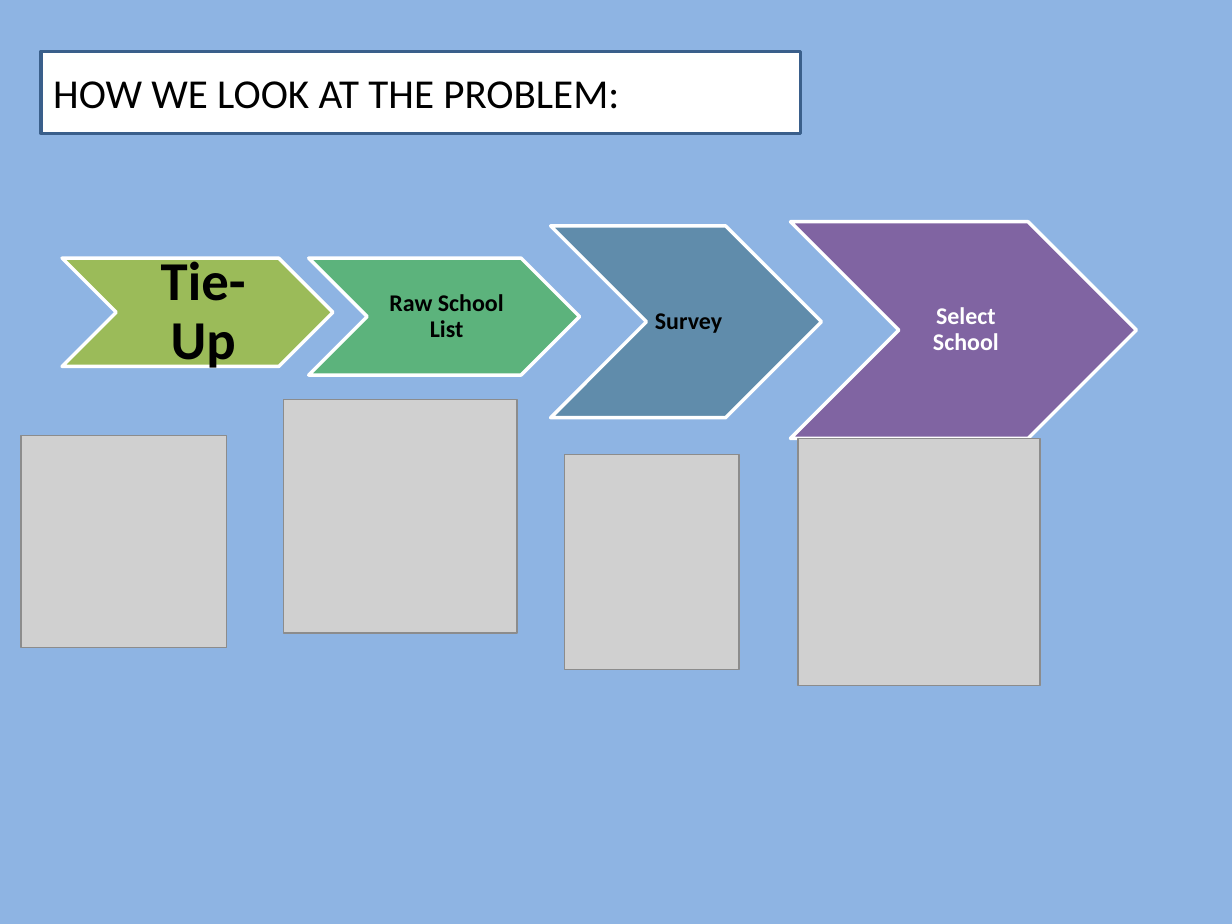
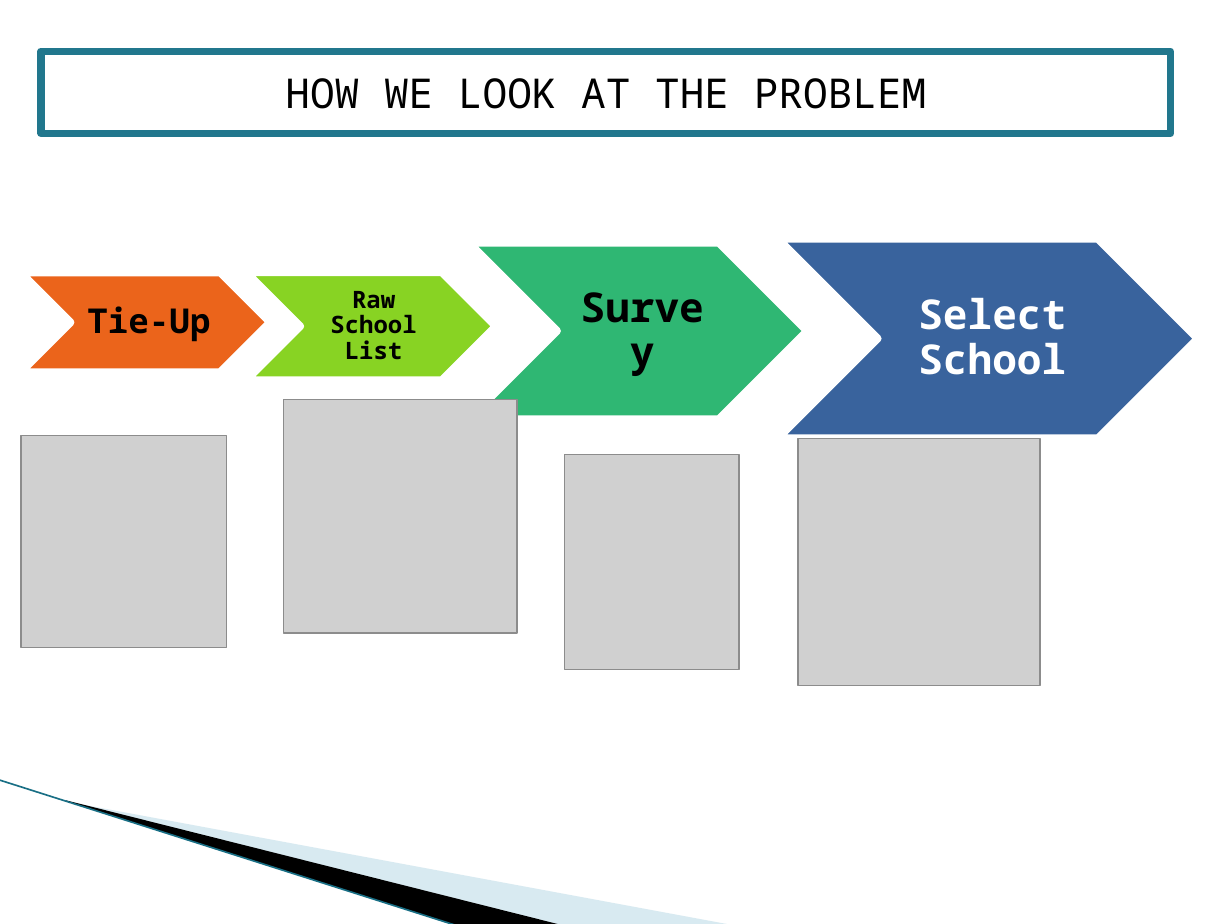
Before and after one commit to T4SG/Mumbai-Team-5, a slide deck: slide 2 of pptcfg.pptx. Drawn at 1232x924 pixels with LibreOffice and Linux fonts; fonts in the diff are those of the drawing; grey boxes stand for pictures; background and template pictures are left out. Boxes give left, top, right and bottom in pixels: in the first picture for what was removed or moved away, otherwise in the second. Text is boxed around its words. In the diff, an @@ line names an element or a change of style, - is before the commit and + after.

```diff
--- a/pptcfg.pptx
+++ b/pptcfg.pptx
@@ background #8EB4E3 to #FFFFFF @@
@@ rectangle "HOW WE LOOK AT THE ...": place and size @@
-rectangle "HOW WE LOOK AT THE ..." at [41,52,801,134]
+rectangle "HOW WE LOOK AT THE ..." at [41,52,1170,134]
@@ rectangle "HOW WE LOOK AT THE ..." at [41,52,1170,134]: outline #3A5F8C 2 pt to #21788D 4.33 pt @@
@@ text in rectangle at [285,78,927,109]: text changed; font Calibri to Noto Sans Mono @@
-HOW WE LOOK AT THE PROBLEM:
+HOW WE LOOK AT THE PROBLEM
@@ chevron: place and size @@
-chevron at [791,222,1137,439]
+chevron at [779,239,1198,439]
@@ chevron at [779,239,1198,439]: fill #8064A2 to #39639D; outline #FFFFFF 2 pt to #FFFFFF 4.33 pt @@
@@ text "Select School": place and size @@
-text "Select School" at [933,307,999,350]
+text "Select School" at [918,297,1066,375]
@@ text "Select School" at [918,297,1066,375]: size 14 to 24 pt, font Calibri to Noto Sans Mono; more space between paragraphs @@
@@ chevron: place and size @@
-chevron at [551,225,822,418]
+chevron at [469,243,807,419]
@@ chevron at [469,243,807,419]: fill #608CAB to #2FB773; outline #FFFFFF 2 pt to #FFFFFF 4.33 pt @@
@@ text "Survey" at [557,243,718,419]: size 14 to 24 pt, font Calibri to Noto Sans Mono; more space between paragraphs @@
@@ text "Survey": place and size @@
-text "Survey" at [655,313,722,333]
+text "Survey" at [557,243,718,419]
@@ chevron: place and size @@
-chevron at [62,259,333,367]
+chevron at [21,272,270,372]
@@ chevron at [21,272,270,372]: fill #9BBB59 to #EB641B; outline #FFFFFF 2 pt to #FFFFFF 4.33 pt @@
@@ text "Tie-Up": place and size @@
-text "Tie-Up" at [161,254,246,372]
+text "Tie-Up" at [87,306,210,342]
@@ text "Tie-Up" at [87,306,210,342]: size 32 to 20 pt, font Calibri to Noto Sans Mono; less space between paragraphs @@
@@ chevron: place and size @@
-chevron at [309,259,580,376]
+chevron at [246,272,495,379]
@@ chevron at [246,272,495,379]: fill #5CB37C to #88D323; outline #FFFFFF 2 pt to #FFFFFF 4.33 pt @@
@@ text "Raw School List": place and size @@
-text "Raw School List" at [389,294,504,337]
+text "Raw School List" at [330,291,416,360]
@@ text "Raw School List" at [330,291,416,360]: font Calibri to Noto Sans Mono @@
@@ line added from (0, 780) to (457, 924), #97C5D8 0.95 pt @@
@@ freeform shape added at [65,800,563,924], fill #000000 @@
@@ freeform shape added at [68,801,733,924], fill #A0CBDC at 40% opacity @@
```
Also in this commit, not shown: 2 other slides changed, 2 slides added, 3 slides removed.
